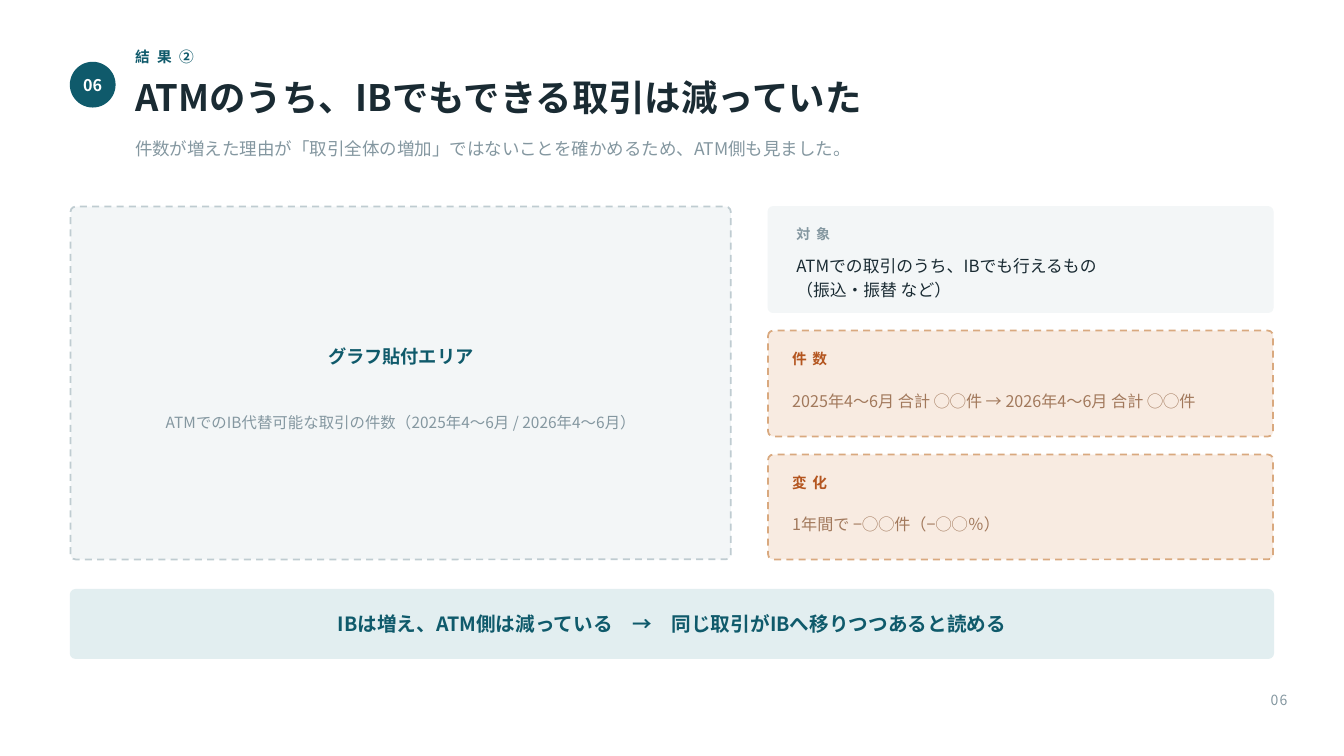
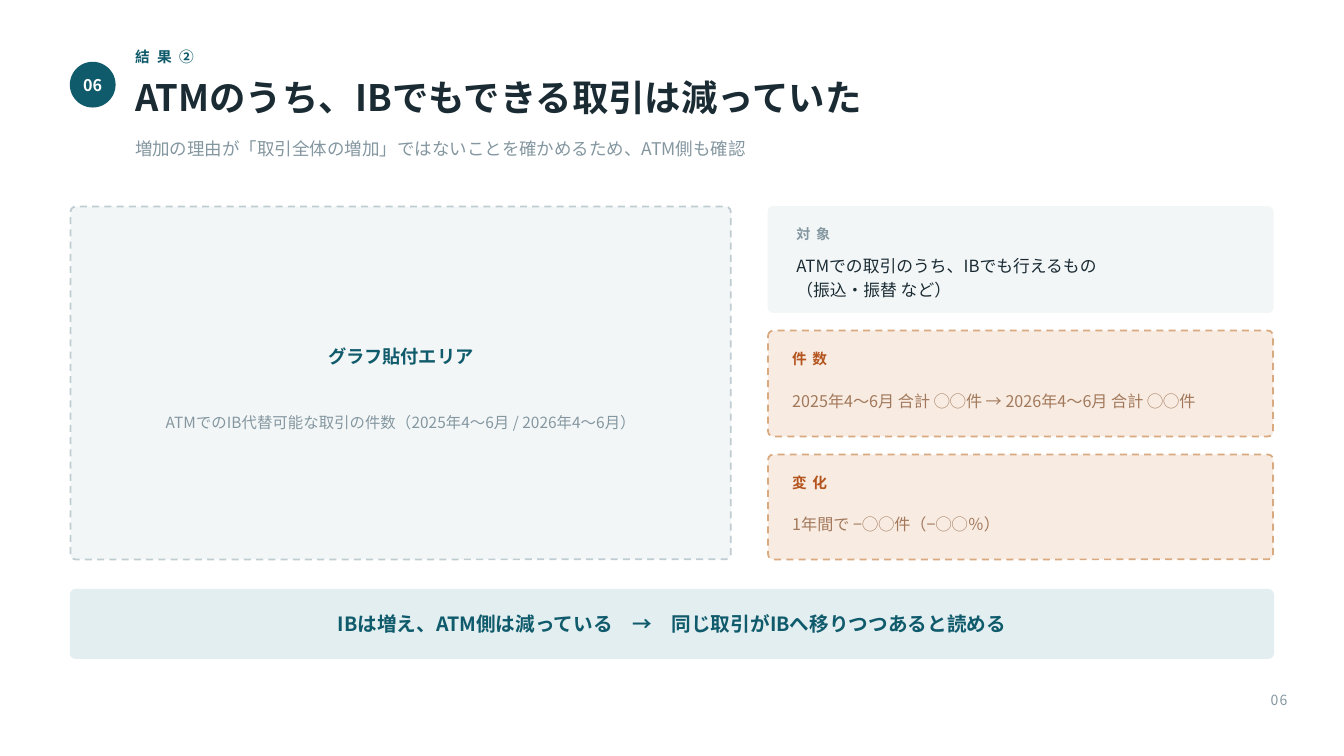
Before and after one commit to takumi66666/my-website, a slide deck: slide 6 of presentation/DYNATREK_成果発表.pptx. Drawn at 1344x756 pixels with LibreOffice and Linux fonts; fonts in the diff are those of the drawing. Boxes give left, top, right and bottom in pixels: in the first picture for what was removed or moved away, otherwise in the second. Text is boxed around its words. In the diff, an @@ line names an element or a change of style, - is before the commit and + after.

```diff
--- a/presentation/DYNATREK_成果発表.pptx
+++ b/presentation/DYNATREK_成果発表.pptx
@@ text at box(135, 140, 746, 157): text changed @@
-件数が増えた理由が「取引全体の増加」ではないことを確かめるため、ATM側も見ました。
+増加の理由が「取引全体の増加」ではないことを確かめるため、ATM側も確認
```
Also in this commit, not shown: 7 other slides changed, 1 other file.
